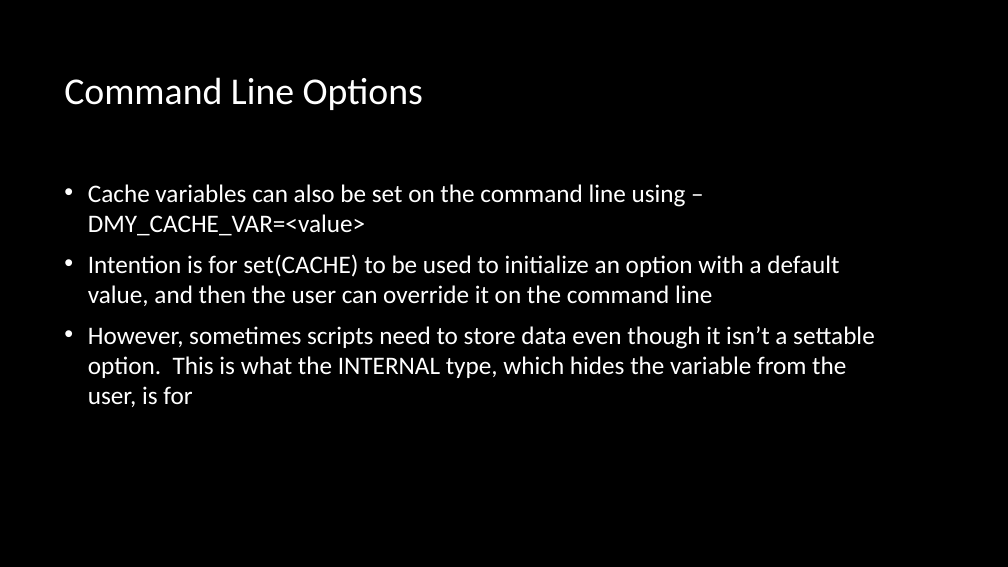
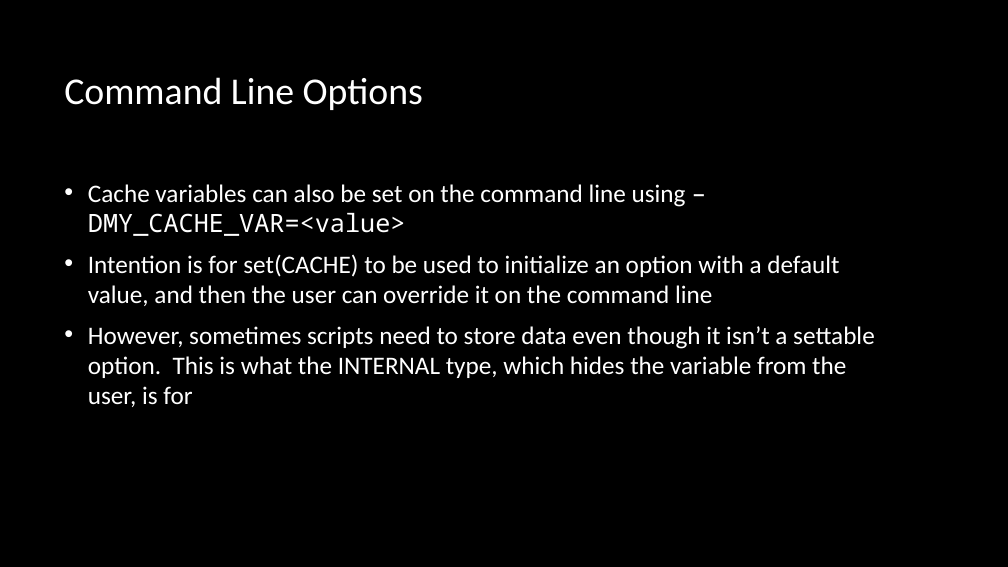
Before and after one commit to multiplemonomials/CMakeTraining, a slide deck: slide 13 of Session 2 - More Advanced CMake.pptx (slide 8 before the commit). Drawn at 1008x567 pixels with LibreOffice and Linux fonts; fonts in the diff are those of the drawing; background and template pictures are left out. Boxes give left, top, right and bottom in pixels: in the first picture for what was removed or moved away, otherwise in the second. Text is boxed around its words. In the diff, an @@ line names an element or a change of style, - is before the commit and + after.

```diff
--- a/Session 2 - More Advanced CMake.pptx
+++ b/Session 2 - More Advanced CMake.pptx
@@ text at bbox=[88, 184, 686, 236]: font Calibri to Noto Sans Mono, highlight none to #000000 in "–DMY_CACHE_VAR=<value>" @@
```
Also in this commit, not shown: 4 other slides changed, 5 slides added.
